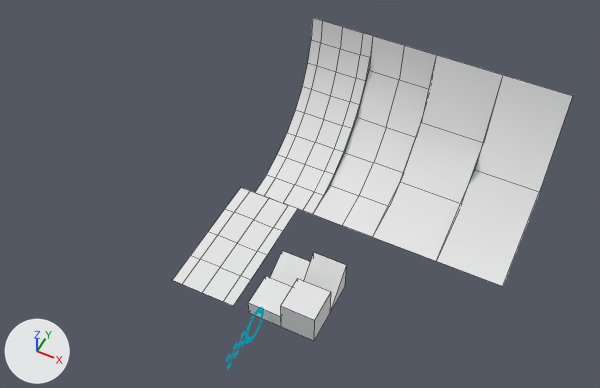
Before and after pictures for a commit that changed the Blender file components/blocklib.blend.
Both versions are drawn from a camera (50 mm lens) standing at (209.0, -365.0, 603.0) and looking at (-19.0, 90.0, 35.0). Lighting does not change. The marker at lower left points along +X, +Y and +Z. Mesh edges are drawn as thin lines on the coarser meshes.

The first picture shows 'Block_0_32_32_16', 'Block_0_32_32_32', 'Block_1_32_32_16', 'Block_1_32_32_32', 'Block_Ramp_0_64_128_0', 'Block_Ramp_64_128_128', 'LOD_Ramp_64_128_128.LOD.001', 'LOD_Ramp_64_128_128.LOD.002', 'LOD_Ramp_64_128_128.LOD.003'.
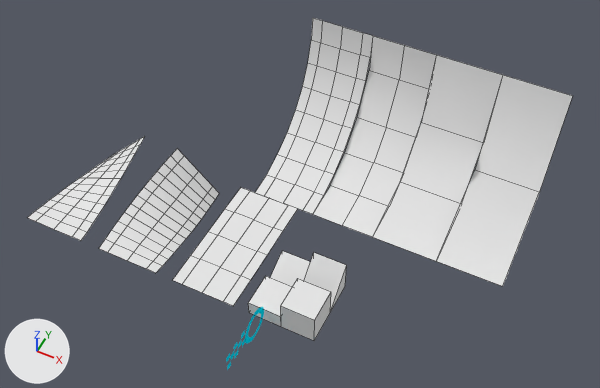
Boxes (x1, y1, x2, y2) around the edits, measured in the pictures (600 x 388 px):
'Block_Twist_64_128_64', added: after (99, 149, 219, 273)
'Block_Twist_CCW_64_128_64', added: after (28, 136, 145, 241)

The change in detail:
Mesh me_block_twist_64_128_64 is new.
It has 65 vertices, 48 faces and spans x -32.0..32.0, y 0.0..128.0, z -22.6..22.6.
It uses material mat_ramp (its picture is missing).
Mesh me_block_twist_ccw_64_128_64 is new.
It has 65 vertices, 48 faces and spans x -32.0..32.0, y 0.0..128.0, z -22.6..22.6.
It uses material mat_ramp (its picture is missing).
Object 'Block_Twist_64_128_64' (ob_block_twist_64_128_64) is new; it shows me_block_twist_64_128_64.
Its location is (-145.7, -16.0, -16.0).
Object 'Block_Twist_CCW_64_128_64' (ob_block_twist_ccw_64_128_64) is new; it shows me_block_twist_ccw_64_128_64.
Its location is (-230.2, -16.0, -16.0).
